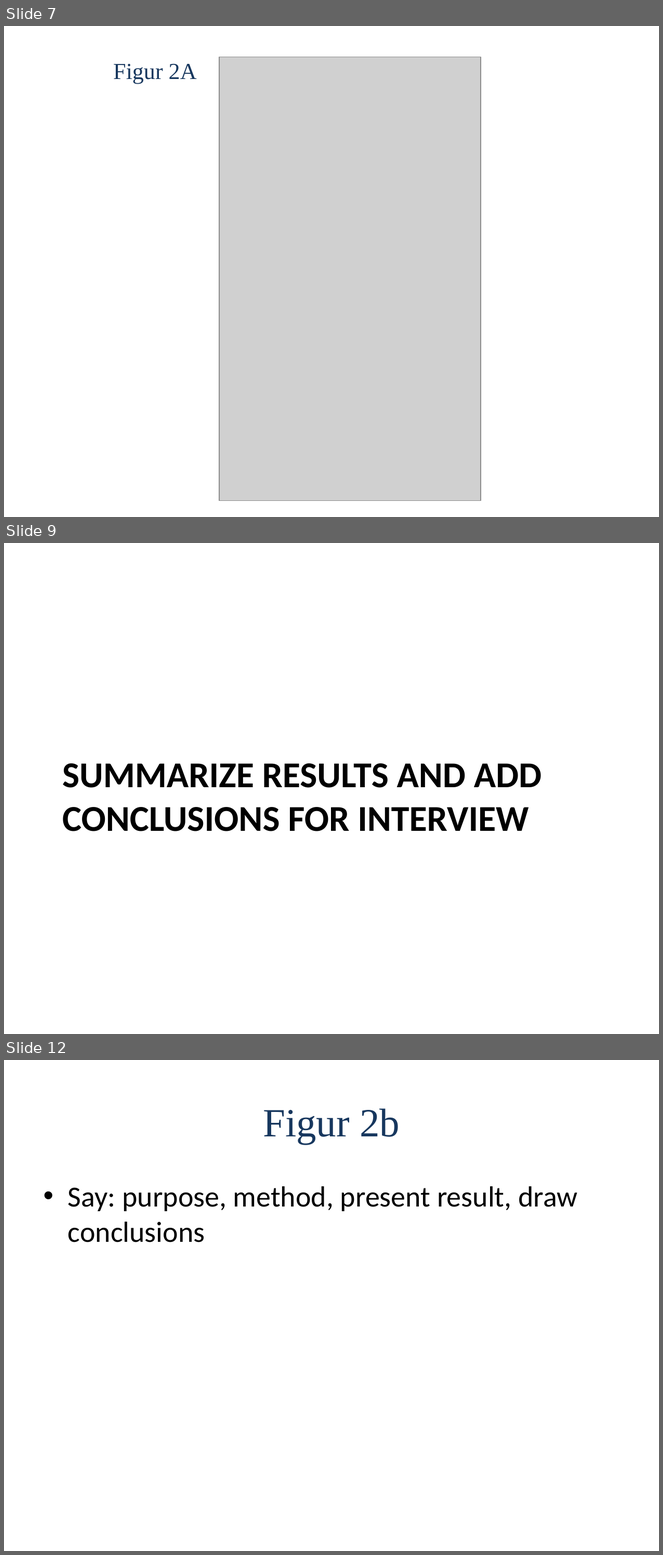
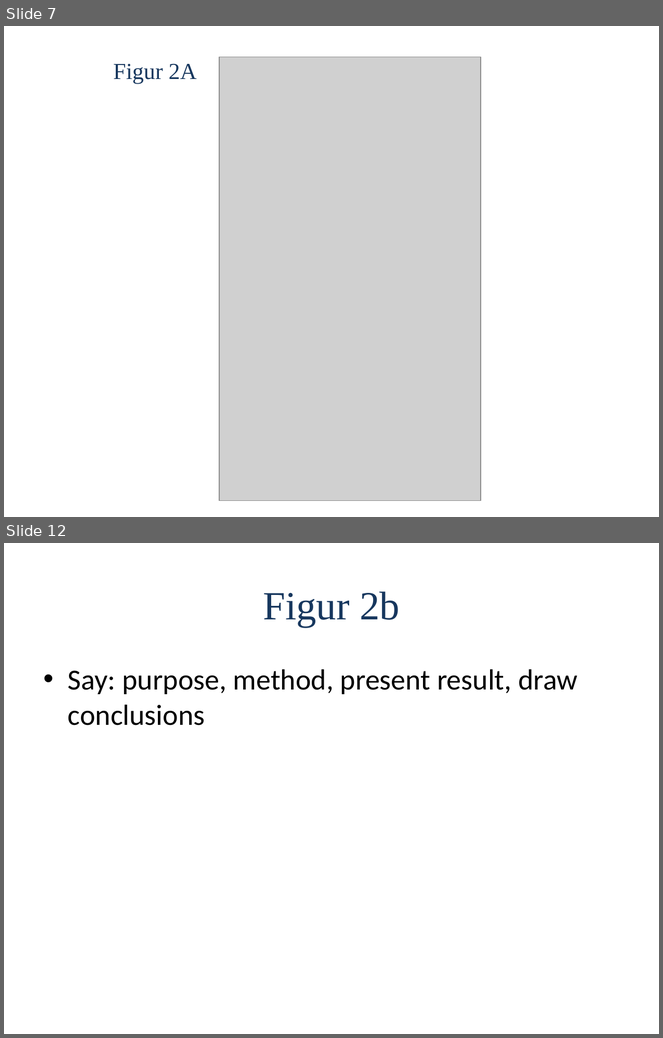
Before and after one commit to OliviaImner/thesis_document, a slide deck: Thesis/Presentation.pptx. Shown one above the other, each under a label of ours: slides 7, 9 and 12 before the commit, slides 7 and 12 after it; the slides between them are not shown. The pictures are 663x1555 and 663x1038 pixels, drawn with LibreOffice and Linux fonts; fonts in the diff are those of the drawing; grey boxes stand for pictures. Boxes give left, top, right and bottom in pixels: in the first picture for what was removed or moved away, otherwise in the second. Text is boxed around its words. In the diff, an @@ line names an element or a change of style, - is before the commit and + after.

```diff
--- a/Thesis/Presentation.pptx
+++ b/Thesis/Presentation.pptx
@@ slide 9 removed at <box>4,543,659,1034</box>, background #FFFFFF @@
@@ title removed at <box>62,763,542,832</box> @@
-SUMMARIZE RESULTS AND ADD CONCLUSIONS FOR INTERVIEW
```
Also in this commit, not shown: 6 slides changed, 5 slides added, 4 other slides removed.
